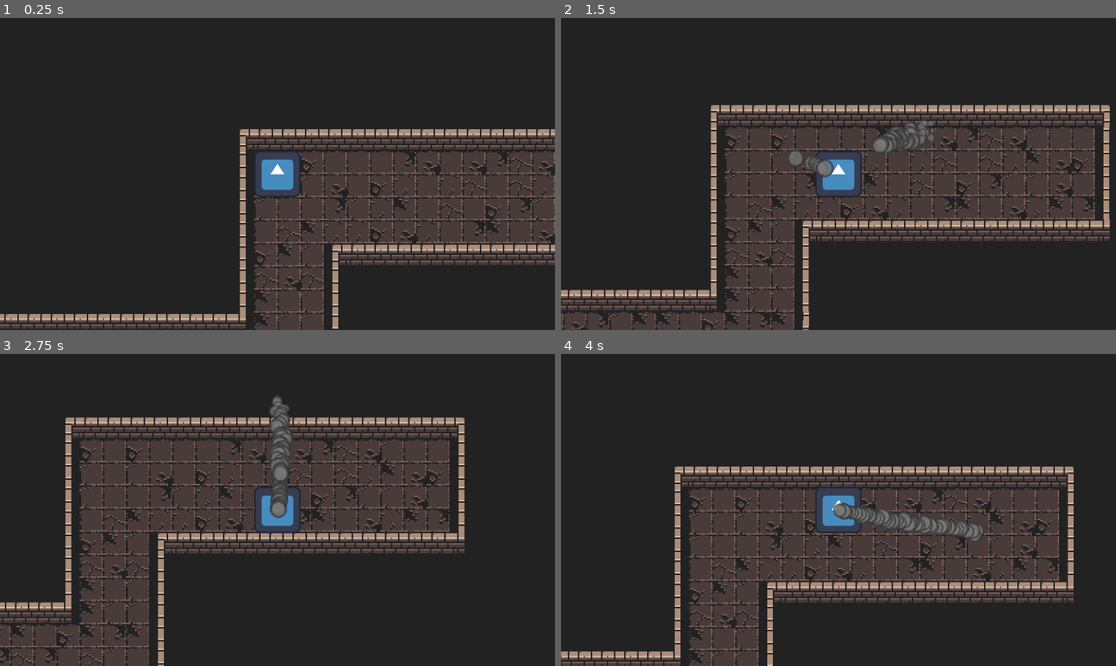
Above: before the commit, frames 1-4 (two rows, left to right).
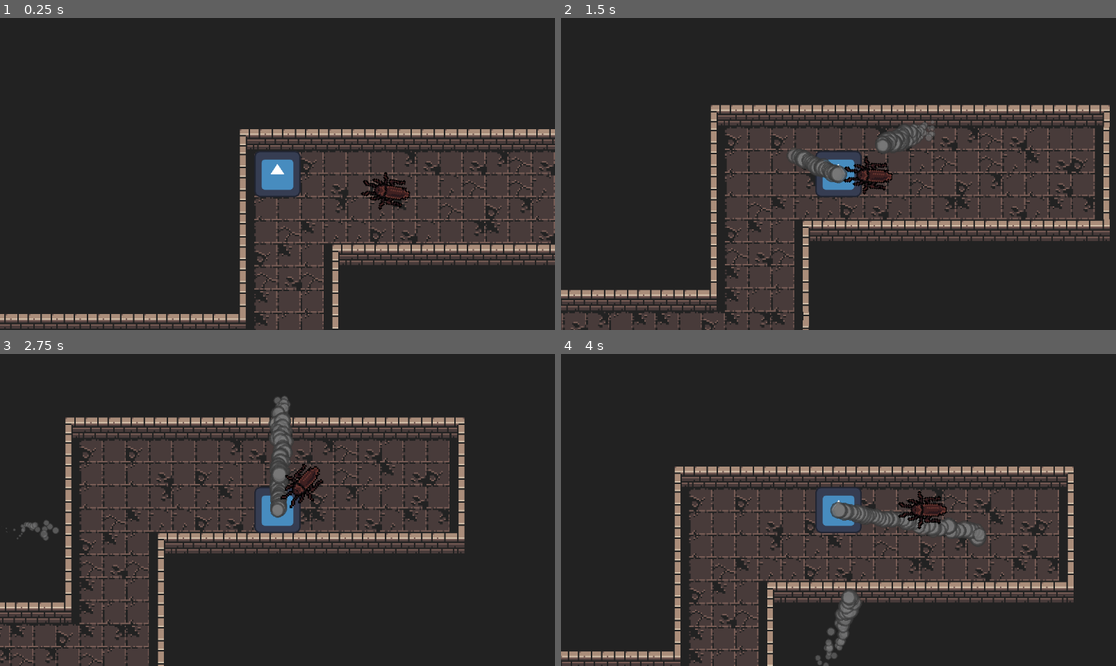
Above: after the commit, the same moments.

Repository: DavyShaegar/Bug-Cleanser
Game: Godot game, scene res://Data/Scenes/testscene.tscn
Two runs of this game, one before a commit and one after it. Both use one fixed random seed, a clock stepped at 60 frames per second and the inputs below. The engine's default icon, where the game draws it, is replaced by a stand-in: a white triangle on a blue panel in a dark square.
Inputs (mouse positions are in pixels of both pictures, inside the frame that each line leads up to):
- Up to frame 1 (0.25 s): no input
- Up to frame 2 (1.5 s): tap Enter at 0.5 s; move the mouse to (960, 158) at 0.52 s; press the mouse at (960, 158) at 0.53 s; hold D (move_right) 0.53-1.28 s; move the mouse to (727, 189) at 1.27 s; release the mouse at (727, 189) at 1.28 s; hold S (move_down) from 1.28 s (still down); click (727, 189) at 1.35 s
- Up to frame 3 (2.75 s): move the mouse to (333, 441) at 2.02 s; release S (move_down) at 2.03 s; press the mouse at (333, 441) at 2.03 s; hold D (move_right) from 2.03 s (still down)
- Up to frame 4 (4 s): move the mouse to (810, 572) at 2.77 s; release D (move_right) at 2.78 s; release the mouse at (810, 572) at 2.78 s; hold W (move_up) 2.78-3.53 s; click (810, 572) at 2.85 s; move the mouse to (1005, 556) at 3.52 s; press the mouse at (1005, 556) at 3.53 s; hold A (move_left) from 3.53 s (still down)

The runs differ from the first frame. In frame 1, 0.4% of the frame differs, in the area x 64-74%, y 49-62%; in frame 2, 1.1%; in frame 3, 1.1%; in frame 4, 1.6%, in the area x 45-77%, y 43-100%.

Commit message:
update
enemy first implementation
a few fixes in player

Diff:
--- /dev/null
+++ b/Data/Scenes/Entities/bug.gd
@@ -0,0 +1,28 @@
+extends CharacterBody2D
+class_name BugEnemy
+
+@export_category("Enemy Stats")
+@export var speed: float = 400.0
+@export var health: float = 10.0
+@export var rew_points: int = 0
+
+# Enemy nodes
+@onready var sprite: AnimatedSprite2D = $AnimatedSprite2D
+@onready var nav_agent: NavigationAgent2D = $NavigationAgent2D
+@onready var player: Player
+
+func set_target(target: Vector2) -> void:
+	nav_agent.target_position = target
+
+func _ready() -> void:
+	player = get_node("../Player")
+	set_target(player.global_position)
+
+func _process(delta: float) -> void:
+	look_at(player.global_position)
+
+	if nav_agent.is_navigation_finished():
+		return
+
+	nav_agent.velocity = global_position.direction_to(nav_agent.get_next_path_position())
+	move_and_slide()
--- /dev/null
+++ b/Data/Scenes/Entities/bug.tscn
@@ -0,0 +1,35 @@
+[gd_scene load_steps=6 format=3 uid="uid://uqpyhyqso3yi"]
+
+[ext_resource type="Script" uid="uid://ddgbbub8raxfo" path="res://Data/Scenes/Entities/bug.gd" id="1_eob3a"]
+[ext_resource type="Texture2D" uid="uid://clh57n3bxvork" path="res://Data/Graphics/Entities/Item_Sheet_Flora&Fauna_0.png" id="2_4edou"]
+
+[sub_resource type="AtlasTexture" id="AtlasTexture_6ljxa"]
+atlas = ExtResource("2_4edou")
+region = Rect2(64, 64, 32, 32)
+
+[sub_resource type="SpriteFrames" id="SpriteFrames_ld8bb"]
+animations = [{
+"frames": [{
+"duration": 1.0,
+"texture": SubResource("AtlasTexture_6ljxa")
+}],
+"loop": true,
+"name": &"default",
+"speed": 5.0
+}]
+
+[sub_resource type="CapsuleShape2D" id="CapsuleShape2D_ivfju"]
+
+[node name="Bug" type="CharacterBody2D"]
+collision_layer = 4
+collision_mask = 3
+script = ExtResource("1_eob3a")
+
+[node name="AnimatedSprite2D" type="AnimatedSprite2D" parent="."]
+rotation = 0.785398
+sprite_frames = SubResource("SpriteFrames_ld8bb")
+
+[node name="CollisionShape2D" type="CollisionShape2D" parent="."]
+shape = SubResource("CapsuleShape2D_ivfju")
+
+[node name="NavigationAgent2D" type="NavigationAgent2D" parent="."]
--- /dev/null
+++ b/Data/Scenes/Entities/player.gd
@@ -0,0 +1,53 @@
+extends CharacterBody2D
+class_name Player
+
+@export_category("Player Stats")
+@export var speed: float = 500.0
+@export var health: float = 100.0
+@export var score: int = 0
+
+enum States {
+				idle,
+				move,
+				shoot,
+				death
+			}
+@onready var current_state: States = States.idle
+
+# Player nodes
+@onready var steam: GPUParticles2D = %Steam
+@onready var gun_node: Node2D = $Gun
+
+func change_state(new_state: States) -> void:
+	if current_state == 2:
+		return
+	current_state = new_state
+
+func shoot() -> void:
+	steam.emitting = true
+	change_state(States.shoot)
+
+	if Input.is_action_pressed("shoot") == false:
+		steam.emitting = false
+		change_state(States.idle)
+
+func _physics_process(delta: float) -> void:
+	print(States.find_key(current_state))
+	gun_node.look_at(get_global_mouse_position())
+
+	if Input.is_action_pressed("shoot"):
+		shoot()
+
+
+	var direction := Input.get_axis("move_left", "move_right")
+	var y_dir := Input.get_axis("move_up", "move_down")
+	if direction or y_dir:
+		velocity.x = direction * (speed*10) * delta
+		velocity.y = y_dir * (speed*10) * delta
+		change_state(States.move)
+	else:
+		velocity.x = move_toward(velocity.x, 0, speed * delta)
+		velocity.y = move_toward(velocity.y, 0, speed * delta)
+		change_state(States.idle)
+
+	move_and_slide()
--- a/Data/Scenes/player.tscn
+++ b/Data/Scenes/Entities/player.tscn
@@ -1,6 +1,6 @@
 [gd_scene load_steps=6 format=3 uid="uid://bgnp2mjc2yswv"]
 
-[ext_resource type="Script" uid="uid://dbagtqcsojab5" path="res://Data/Scenes/player.gd" id="1_joyt6"]
+[ext_resource type="Script" uid="uid://dbagtqcsojab5" path="res://Data/Scenes/Entities/player.gd" id="1_joyt6"]
 [ext_resource type="Texture2D" uid="uid://8w6x6xgtnufq" path="res://icon.svg" id="2_61sqo"]
 [ext_resource type="PackedScene" uid="uid://cboxv573pq87q" path="res://Data/Scenes/steamflux.tscn" id="3_61sqo"]
 
--- a/Data/Scenes/player.gd
+++ /dev/null
@@ -1,25 +0,0 @@
-extends CharacterBody2D
-
-const SPEED = 500.0
-const JUMP_VELOCITY = -400.0
-@onready var steam: CPUParticles2D = %Steam
-@onready var gun_node: Node2D = $Gun
-
-func _physics_process(delta: float) -> void:
-	gun_node.look_at(get_global_mouse_position())
-
-	if Input.is_action_just_pressed("shoot"):
-		steam.emitting = true
-	elif Input.is_action_just_released("shoot"):
-		steam.emitting = false
-
-	var direction := Input.get_axis("move_left", "move_right")
-	var y_dir := Input.get_axis("move_up", "move_down")
-	if direction or y_dir:
-		velocity.x = direction * (SPEED*10) * delta
-		velocity.y = y_dir * (SPEED*10) * delta
-	else:
-		velocity.x = move_toward(velocity.x, 0, SPEED * delta)
-		velocity.y = move_toward(velocity.y, 0, SPEED * delta)
-
-	move_and_slide()
--- a/Data/Scenes/steamflux.tscn
+++ b/Data/Scenes/steamflux.tscn
@@ -1,33 +1,48 @@
-[gd_scene load_steps=5 format=3 uid="uid://cboxv573pq87q"]
+[gd_scene load_steps=9 format=3 uid="uid://cboxv573pq87q"]
 
 [ext_resource type="Texture2D" uid="uid://bd4ns0eamfeps" path="res://Data/Graphics/Particles/smoke_2.png" id="1_b5v8e"]
-
-[sub_resource type="Curve" id="Curve_0g5m0"]
-_data = [Vector2(0, 1), 0.0, 0.0, 0, 0, Vector2(0.0113636, 1), 0.0, 0.0, 0, 0, Vector2(0.5, 1), 0.0, 0.0, 0, 0, Vector2(0.755682, 0.47191), 0.0, 0.0, 0, 0, Vector2(1, 0), 0.0, 0.0, 0, 0]
-point_count = 5
 
 [sub_resource type="Gradient" id="Gradient_0g5m0"]
 offsets = PackedFloat32Array(0, 0.666667, 1)
 colors = PackedColorArray(1, 1, 1, 0.784314, 1, 1, 1, 0.705882, 1, 1, 1, 0.392157)
+
+[sub_resource type="GradientTexture1D" id="GradientTexture1D_b5v8e"]
+gradient = SubResource("Gradient_0g5m0")
 
 [sub_resource type="Curve" id="Curve_agrn8"]
 _limits = [-1.0, 1.0, 0.0, 1.0]
 _data = [Vector2(0, 1), 0.0, 0.0, 0, 0, Vector2(1, -0.977528), 0.0, 0.0, 0, 0]
 point_count = 2
 
-[node name="CPUParticles2D" type="CPUParticles2D"]
+[sub_resource type="CurveTexture" id="CurveTexture_auwjl"]
+curve = SubResource("Curve_agrn8")
+
+[sub_resource type="Curve" id="Curve_0g5m0"]
+_data = [Vector2(0, 1), 0.0, 0.0, 0, 0, Vector2(0.0113636, 1), 0.0, 0.0, 0, 0, Vector2(0.5, 1), 0.0, 0.0, 0, 0, Vector2(0.755682, 0.47191), 0.0, 0.0, 0, 0, Vector2(1, 0), 0.0, 0.0, 0, 0]
+point_count = 5
+
+[sub_resource type="CurveTexture" id="CurveTexture_uihne"]
+curve = SubResource("Curve_0g5m0")
+
+[sub_resource type="ParticleProcessMaterial" id="ParticleProcessMaterial_kjc4v"]
+particle_flag_disable_z = true
+direction = Vector3(0, 0, 0)
+spread = 3.0
+initial_velocity_min = 140.0
+initial_velocity_max = 150.0
+gravity = Vector3(0, 0, 0)
+linear_accel_min = -20.0
+linear_accel_max = -20.0
+scale_min = 0.25
+scale_max = 0.35
+scale_curve = SubResource("CurveTexture_uihne")
+color_ramp = SubResource("GradientTexture1D_b5v8e")
+hue_variation_curve = SubResource("CurveTexture_auwjl")
+
+[node name="GPUParticles2D" type="GPUParticles2D"]
 emitting = false
 amount = 100
 texture = ExtResource("1_b5v8e")
-direction = Vector2(0, 0)
-spread = 3.0
-gravity = Vector2(0, 0)
-initial_velocity_min = 140.0
-initial_velocity_max = 150.0
-linear_accel_min = -20.0
-linear_accel_max = -20.0
-scale_amount_min = 0.25
-scale_amount_max = 0.35
-scale_amount_curve = SubResource("Curve_0g5m0")
-color_ramp = SubResource("Gradient_0g5m0")
-hue_variation_curve = SubResource("Curve_agrn8")
+fixed_fps = 0
+draw_order = 0
+process_material = SubResource("ParticleProcessMaterial_kjc4v")
--- a/Data/Scenes/testscene.tscn
+++ b/Data/Scenes/testscene.tscn
@@ -1,7 +1,8 @@
-[gd_scene load_steps=3 format=4 uid="uid://c7v3rqk4q6vxd"]
+[gd_scene load_steps=4 format=4 uid="uid://c7v3rqk4q6vxd"]
 
 [ext_resource type="PackedScene" uid="uid://lesocd0wi2j5" path="res://Data/Scenes/tileset.tscn" id="1_jsya7"]
-[ext_resource type="PackedScene" uid="uid://bgnp2mjc2yswv" path="res://Data/Scenes/player.tscn" id="2_mrxn5"]
+[ext_resource type="PackedScene" uid="uid://bgnp2mjc2yswv" path="res://Data/Scenes/Entities/player.tscn" id="2_mrxn5"]
+[ext_resource type="PackedScene" uid="uid://uqpyhyqso3yi" path="res://Data/Scenes/Entities/bug.tscn" id="3_c7un1"]
 
 [node name="Testscene" type="Node2D"]
 
@@ -14,5 +15,8 @@
 [node name="Player" parent="." instance=ExtResource("2_mrxn5")]
 position = Vector2(16, 16)
 
+[node name="Bug" parent="." instance=ExtResource("3_c7un1")]
+position = Vector2(91, 28)
+
 [editable path="Floor"]
 [editable path="Player"]
Not shown, added: Data/Scenes/Entities/bug.gd.uid
Renamed: Data/Scenes/player.gd.uid -> Data/Scenes/Entities/player.gd.uid
